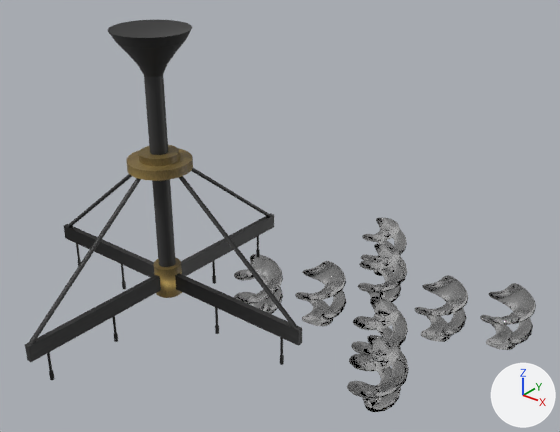
A saved change to the Blender file Assets/Models/blend/Chandelier.blend.
The view is the same before and after, from a 50 mm lens placed at (1.476, -1.278, 1.051), pointed at (0.223, 0.288, 0.08). The lights are fixed; the arrows at lower right show +X, +Y and +Z.

Objects in the first picture: 'Lampen', 'Standaard'.
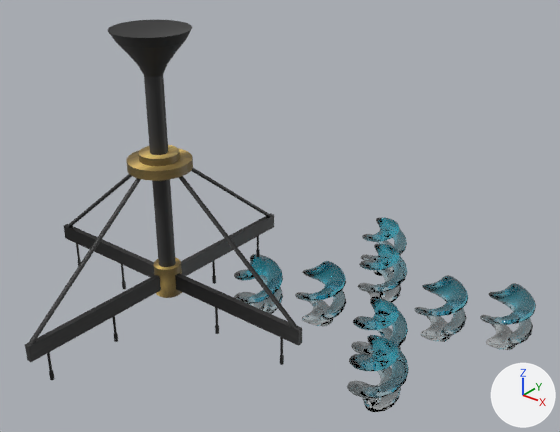
Boxes [x1, y1, x2, y2] around the edits, measured in the pictures (560 x 432 px):
'Lampen', surface changed (grey to cyan)
    both: [235, 218, 536, 412]
part 1 of me_torus_009, surface changed
    both: [126, 145, 193, 298]

Diff of the bpy script that builds the scene:
```diff
--- a/Assets/Models/blend/Chandelier.blend.py
+++ b/Assets/Models/blend/Chandelier.blend.py
@@ mat_material @@
 n0 = _N.new('ShaderNodeOutputMaterial'); n0.name = 'Material Output'
+n2 = _N.new('ShaderNodeTexGradient'); n2.name = 'Gradient Texture'
+n2.gradient_type = 'EASING'
+n3 = _N.new('ShaderNodeValToRGB'); n3.name = 'Color Ramp'
+while len(n3.color_ramp.elements) > 1: n3.color_ramp.elements.remove(n3.color_ramp.elements[-1])
+n3.color_ramp.elements[0].position = 0.0; n3.color_ramp.elements[0].color = (1.0, 1.0, 1.0, 1.0)
+_e = n3.color_ramp.elements.new(1.0); _e.color = (0.0284, 0.571, 0.753, 1.0)
 n1 = _N.new('ShaderNodeBsdfPrincipled'); n1.name = 'Principled BSDF'
@@ mat_material @@
 _L.new(n1.outputs[0], n0.inputs[0])  # 'BSDF' to 'Surface'
+_L.new(n2.outputs[0], n3.inputs[0])  # 'Color' to 'Factor'
+_L.new(n3.outputs[0], n1.inputs[0])  # 'Color' to 'Base Color'
@@ me_torus_009 @@
 me_torus_009.from_pydata(...)  # 1560 vertices, 1309 faces; spans x -1.35..2.69, y -2.3..2.25, z -2.32..2.24
 # used by ob_standaard; location = (0.051, 0.001, 0.097); rotation_euler = (0.0, -1.534, 1.58), in degrees (0, -88, 91); scale = (0.203, 0.203, 0.203)
+# me_torus_009 part 1: texture (UV) coordinates of 321 of 1309 faces, centred in x -0.97..1.11, y -0.41..0.42, z -0.39..0.44, changed; they spanned u 0.04..0.52, v 0.04..0.46 and now span u 0.05..0.48, v 0.02..0.47
 me_torus_009.materials.append(mat_material_002)
```
